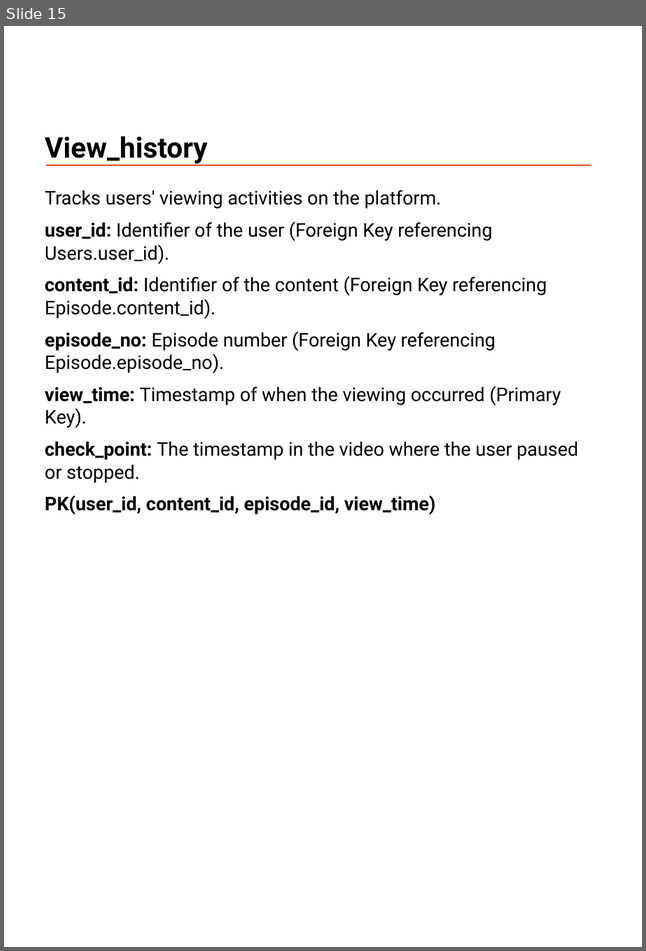
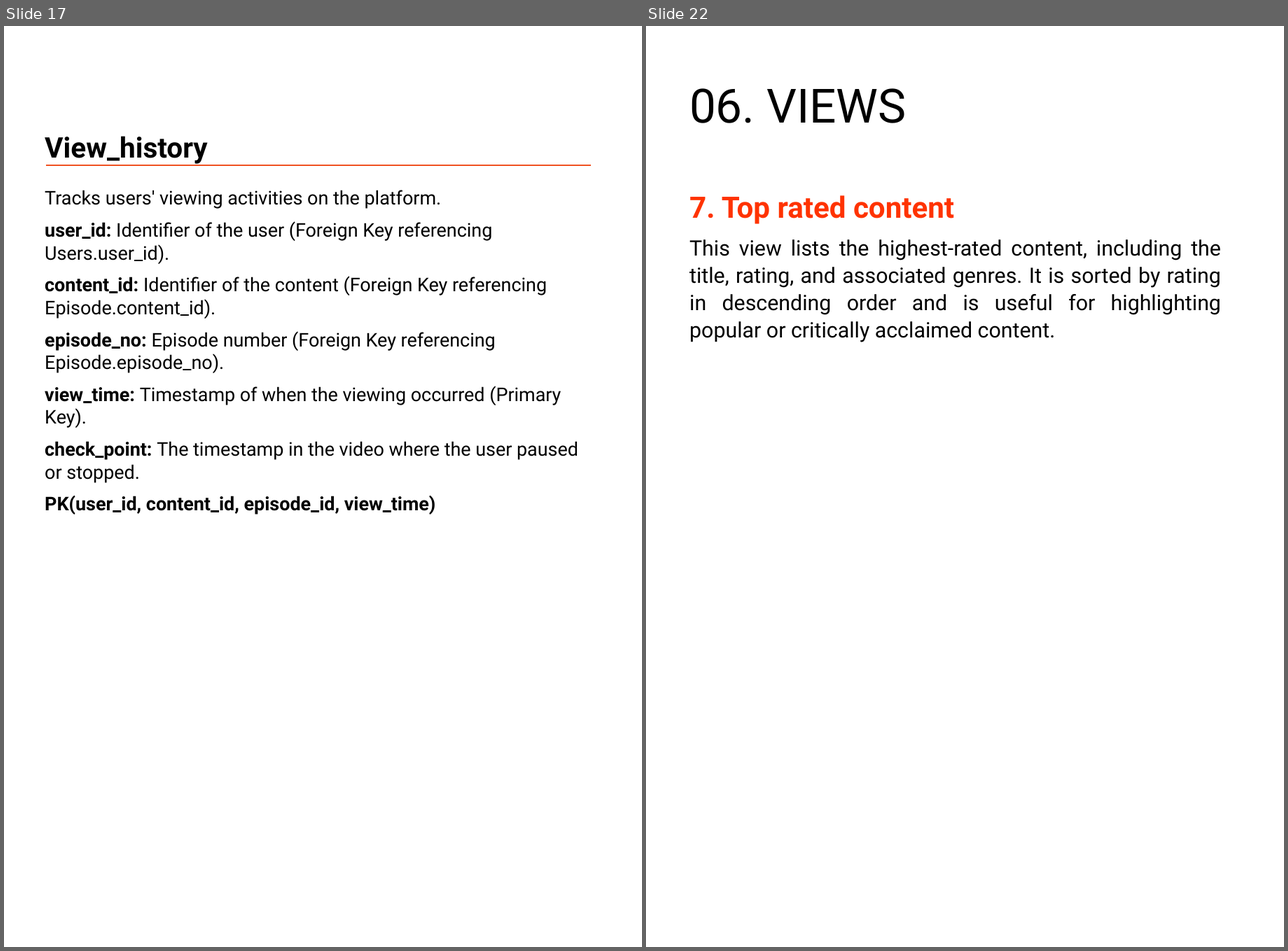
Before and after one commit to mtrung12/Movie_streaming_db, a slide deck: movie_stream_report.pptx. Shown side by side, each under a label of ours: slide 15 before the commit, slides 17 and 22 after it; the slides between them are not shown. The pictures are 646x951 and 1288x951 pixels, drawn with LibreOffice and Linux fonts; fonts in the diff are those of the drawing. Boxes give left, top, right and bottom in pixels: in the first picture for what was removed or moved away, otherwise in the second. Text is boxed around its words. In the diff, an @@ line names an element or a change of style, - is before the commit and + after.

```diff
--- a/movie_stream_report.pptx
+++ b/movie_stream_report.pptx
@@ slide 22 added at bbox=[646, 26, 1284, 947], background #FFFFFF @@
@@ text added at bbox=[689, 88, 906, 123], 40 pt, text #000000 @@
+06. VIEWS
@@ text added at bbox=[689, 195, 954, 224], 25 pt, text #FF3300, bold @@
+7. Top rated content
@@ text added at bbox=[689, 240, 1221, 342], 18 pt, text #000000 @@
+This view lists the highest-rated content, including the title, rating, and associated genres. It is sorted by rating in descending order and is useful for highlighting popular or critically acclaimed content.
@@ what was slide 15 is now slide 17 @@
```
Also in this commit, not shown: 2 slides changed, 11 other slides added, 5 slides removed.
